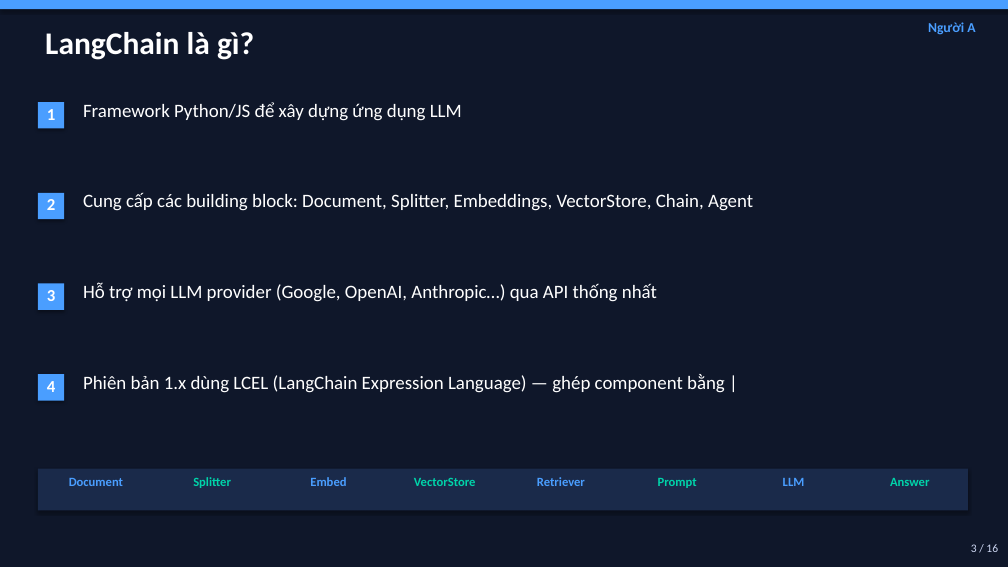
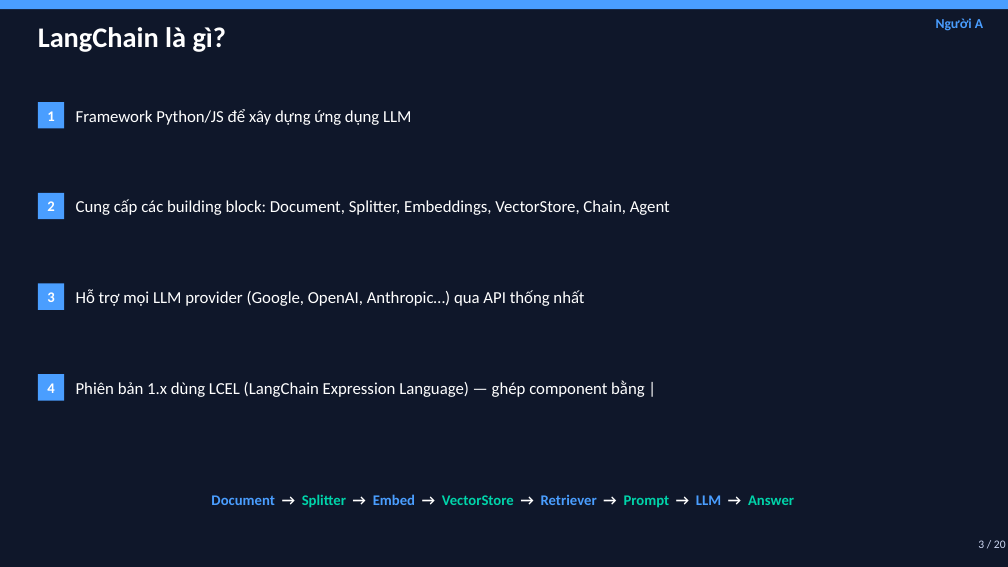
Before and after one commit to trinhminhkha24/b-i-t6-tu, a slide deck: slide 3 of LangChain_Presentation.pptx. Drawn at 1008x567 pixels with LibreOffice and Linux fonts; fonts in the diff are those of the drawing. Boxes give left, top, right and bottom in pixels: in the first picture for what was removed or moved away, otherwise in the second. Text is boxed around its words. In the diff, an @@ line names an element or a change of style, - is before the commit and + after.

```diff
--- a/LangChain_Presentation.pptx
+++ b/LangChain_Presentation.pptx
@@ text "LangChain là gì?" at (38, 27, 227, 52): size 30 to 27 pt @@
@@ text "Người A": place and size @@
-text "Người A" at (928, 22, 975, 35)
+text "Người A" at (936, 18, 983, 31)
@@ size 16 to 14 pt; vertical alignment top to middle in 4 elements at (47, 111, 54, 121), (47, 201, 54, 211), (47, 292, 54, 302), (47, 383, 54, 393) @@
@@ shadow off in 4 elements at (38, 102, 64, 129), (38, 193, 64, 219), (38, 284, 64, 310), (38, 374, 64, 401) @@
@@ size 18 to 16 pt; vertical alignment top to middle in 4 elements at (76, 109, 411, 125), (76, 199, 670, 215), (76, 289, 584, 306), (76, 380, 644, 397) @@
@@ text removed at (69, 478, 123, 486) @@
-Document
@@ text removed at (193, 477, 231, 488) @@
-Splitter
@@ text removed at (310, 477, 346, 486) @@
-Embed
@@ text removed at (414, 478, 476, 486) @@
-VectorStore
@@ text removed at (537, 477, 585, 486) @@
-Retriever
@@ text removed at (658, 478, 697, 488) @@
-Prompt
@@ text removed at (783, 478, 805, 486) @@
-LLM
@@ text removed at (890, 478, 929, 486) @@
-Answer
@@ text "Document → Splitter → Embed ...": place and size @@
-text "Document → Splitter → Embed ..." at (38, 469, 968, 510)
+text "Document → Splitter → Embed ..." at (211, 494, 794, 508)
@@ text "Document → Splitter → Embed ..." at (211, 494, 794, 508): fill #1A2A4A to none; shadow off @@
@@ text at (211, 494, 794, 508): text added @@
+Document → Splitter → Embed → VectorStore → Retriever → Prompt → LLM → Answer
@@ text at (978, 540, 1006, 548): text changed @@
-3 / 16
+3 / 20
```
Also in this commit, not shown: 15 other slides changed, 4 slides added.
